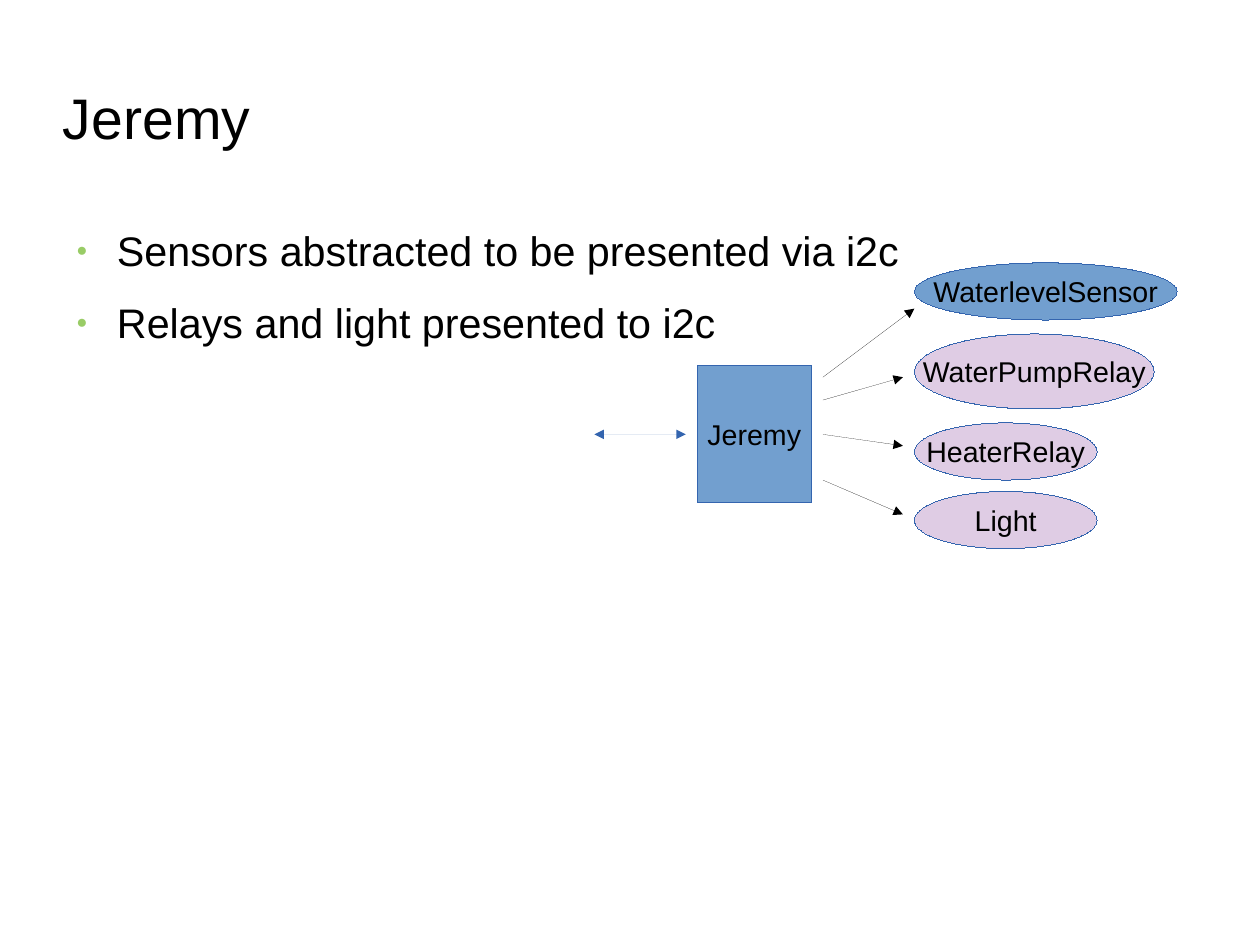
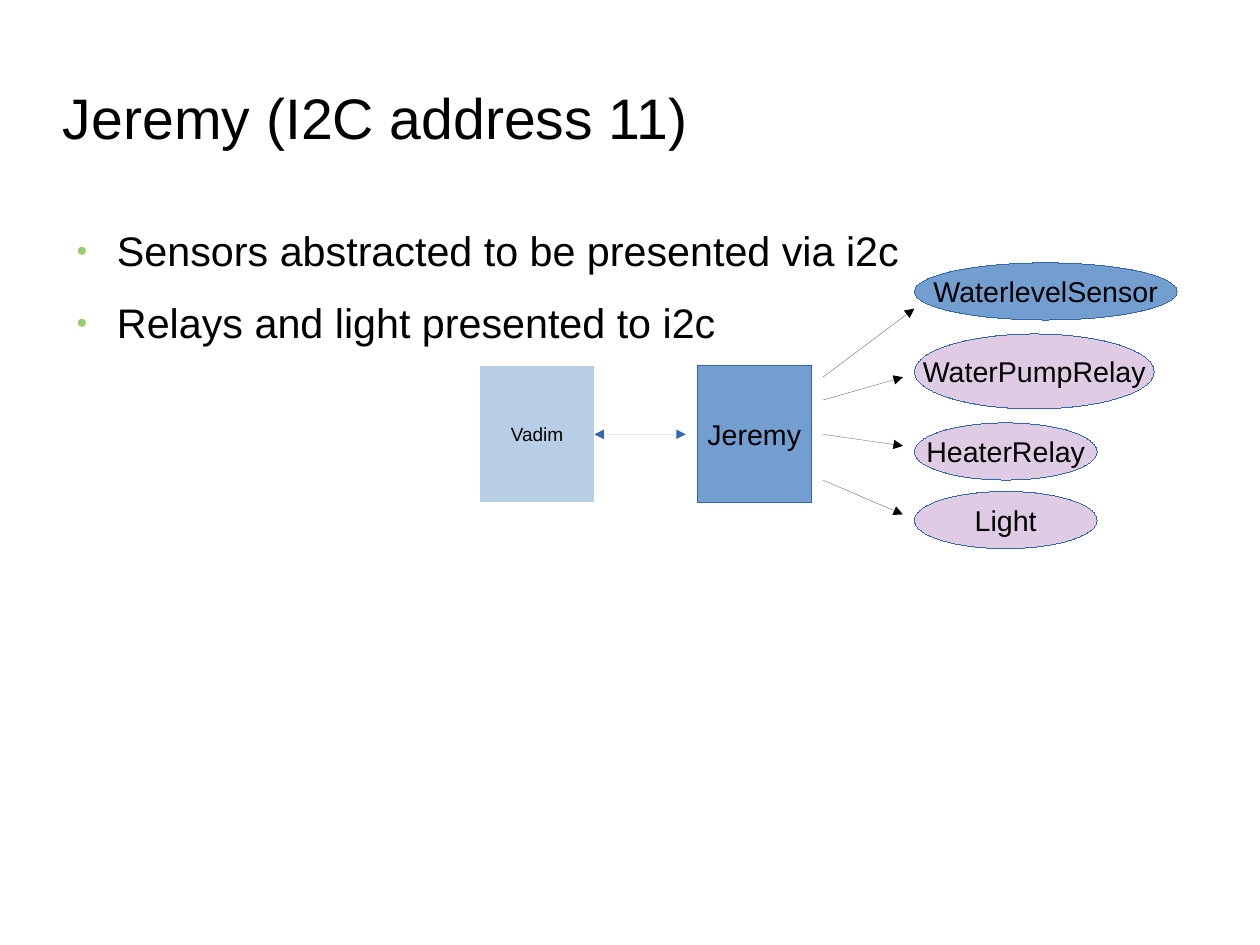
Before and after one commit to jeremyshaw/microgreenhouse, a slide deck: slide 7 of finalPresentation.odp. Drawn at 1260x945 pixels with LibreOffice and Linux fonts; fonts in the diff are those of the drawing; background and template pictures are left out. Boxes give left, top, right and bottom in pixels: in the first picture for what was removed or moved away, otherwise in the second. Text is boxed around its words. In the diff, an @@ line names an element or a change of style, - is before the commit and + after.

```diff
--- a/finalPresentation.odp
+++ b/finalPresentation.odp
@@ title at [63, 97, 687, 150]: text changed @@
-Jeremy
+Jeremy (I2C address 11)
@@ rectangle added at [480, 366, 595, 503], fill #729FCF at 50% opacity, outline #FFFFFF 0 pt, 12 pt, text #000000 @@
+Vadim
```
Also in this commit, not shown: 2 other slides changed, 1 slide removed, 1 other file.
